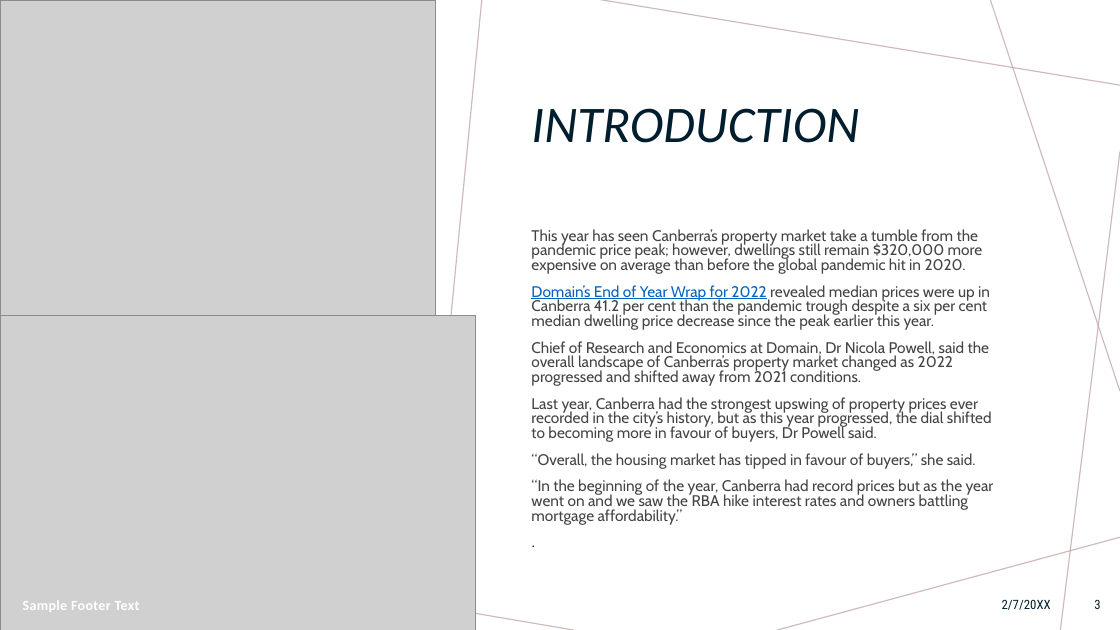
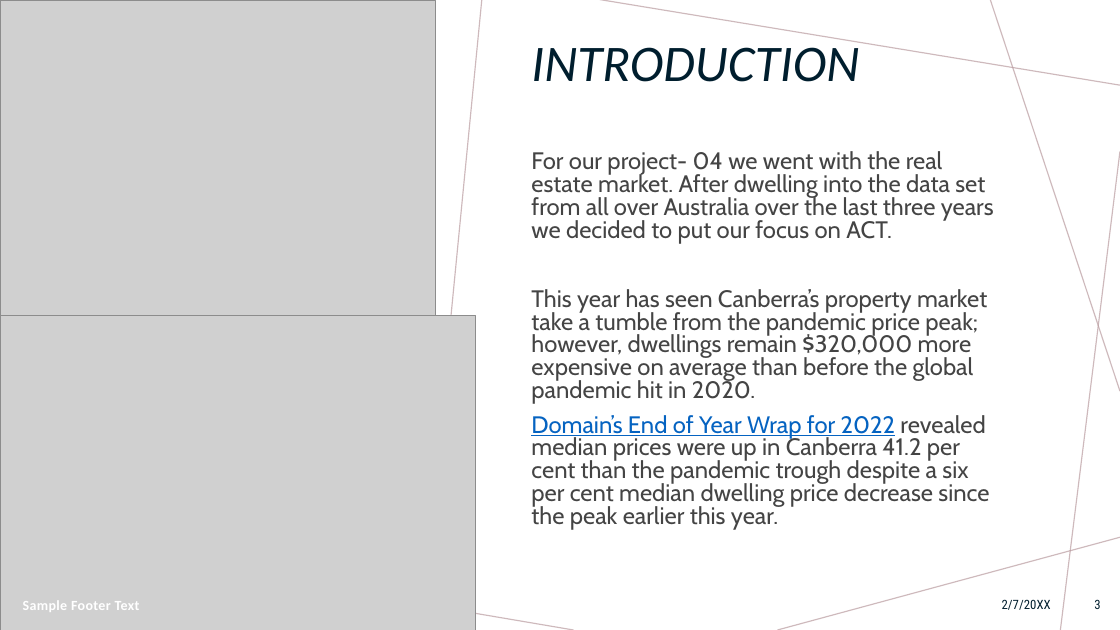
Before and after one commit to Anguyensfg/project-4, a slide deck: slide 3 of Project 4.pptx. Drawn at 1120x630 pixels with LibreOffice and Linux fonts; fonts in the diff are those of the drawing; grey boxes stand for pictures. Boxes give left, top, right and bottom in pixels: in the first picture for what was removed or moved away, otherwise in the second. Text is boxed around its words. In the diff, an @@ line names an element or a change of style, - is before the commit and + after.

```diff
--- a/Project 4.pptx
+++ b/Project 4.pptx
@@ title "INTRODUCTION" rewrapped from <box>531,108,859,143</box> to <box>531,39,859,82</box> @@
@@ text "For our project- 04 we ...": place and size @@
-text "For our project- 04 we ..." at <box>531,229,994,525</box>
+text "For our project- 04 we ..." at <box>531,151,994,530</box>
@@ text at <box>531,151,994,404</box>: text changed; size 13.2 to 20.4 pt @@
-This year has seen Canberra’s property market take a tumble from the pandemic price peak; however, dwellings still remain $320,000 more expensive on average than before the global pandemic hit in 2020.
+For our project- 04 we went with the real estate market. After dwelling into the data set from all over Australia over the last three years we decided to put our focus on ACT.
+This year has seen Canberra’s property market take a tumble from the pandemic price peak; however, dwellings remain $320,000 more expensive on average than before the global pandemic hit in 2020.
@@ text at <box>531,341,994,525</box>: paragraphs removed @@
-Chief of Research and Economics at Domain, Dr Nicola Powell, said the overall landscape of Canberra’s property market changed as 2022 progressed and shifted away from 2021 conditions.
-Last year, Canberra had the strongest upswing of property prices ever recorded in the city’s history, but as this year progressed, the dial shifted to becoming more in favour of buyers, Dr Powell said.
-“Overall, the housing market has tipped in favour of buyers,” she said.
-“In the beginning of the year, Canberra had record prices but as the year went on and we saw the RBA hike interest rates and owners battling mortgage affordability.”
-.
@@ text at <box>531,415,989,530</box>: size 13.2 to 20.4 pt in "Domain’s End of Year Wrap for 2022 ..." @@
```
Also in this commit, not shown: 3 other slides changed, 3 slides added.
